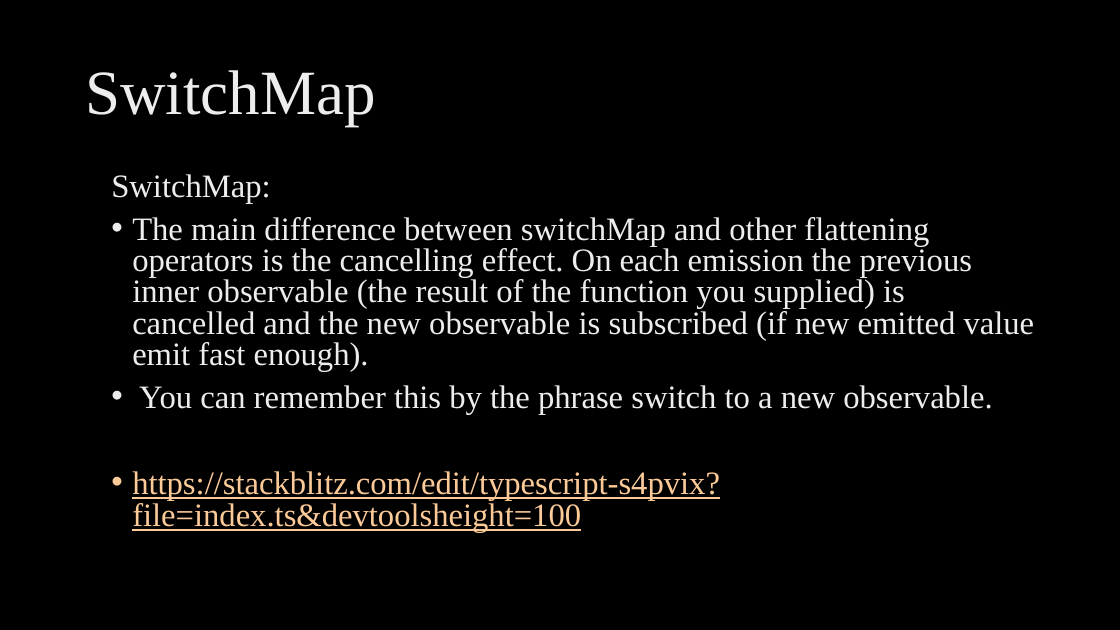
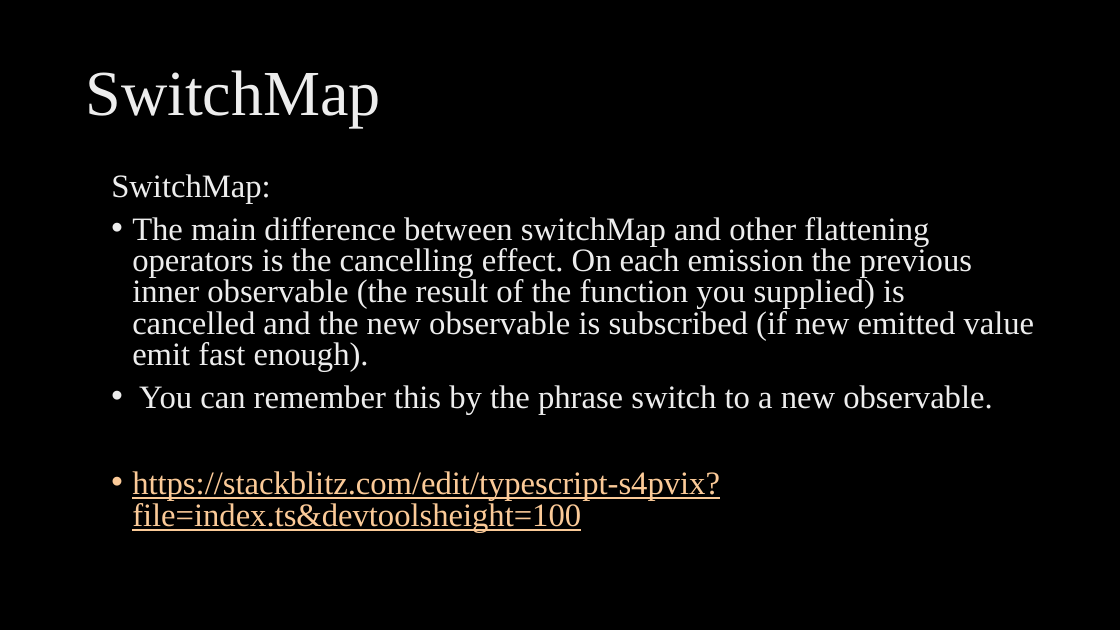
Before and after one commit to ngohungphuc/Presentation, a slide deck: slide 8 of RXJS Make it easy/RXJS Make it easy.pptx. Drawn at 1120x630 pixels with LibreOffice and Linux fonts; fonts in the diff are those of the drawing; background and template pictures are left out. Boxes give left, top, right and bottom in pixels: in the first picture for what was removed or moved away, otherwise in the second. Text is boxed around its words. In the diff, an @@ line names an element or a change of style, - is before the commit and + after.

```diff
--- a/RXJS Make it easy/RXJS Make it easy.pptx
+++ b/RXJS Make it easy/RXJS Make it easy.pptx
@@ title "SwitchMap" at bbox=[85, 70, 381, 127]: size 54 to 55 pt @@
```
Also in this commit, not shown: 10 other slides changed, 4 slides added.
